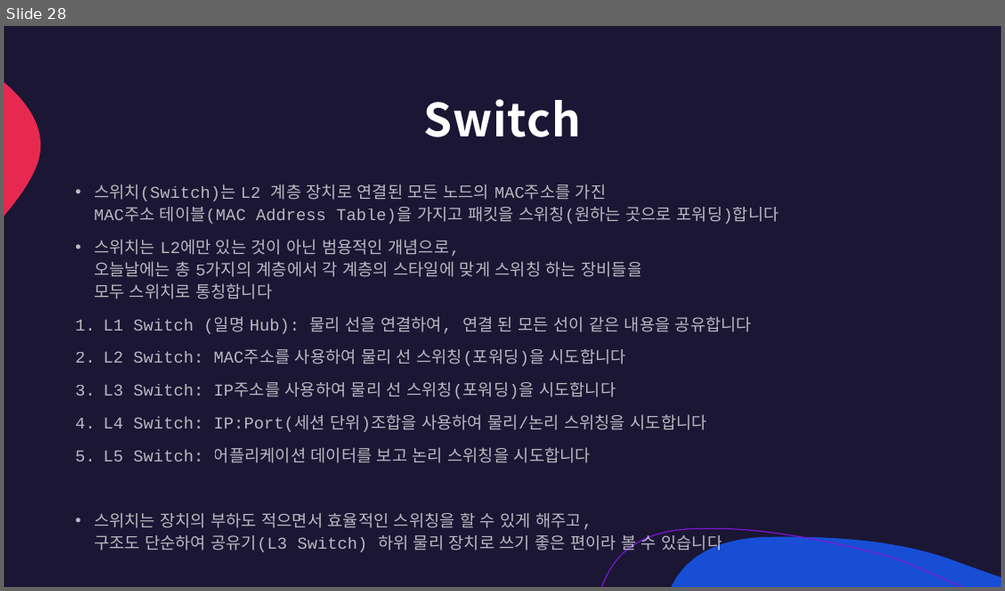
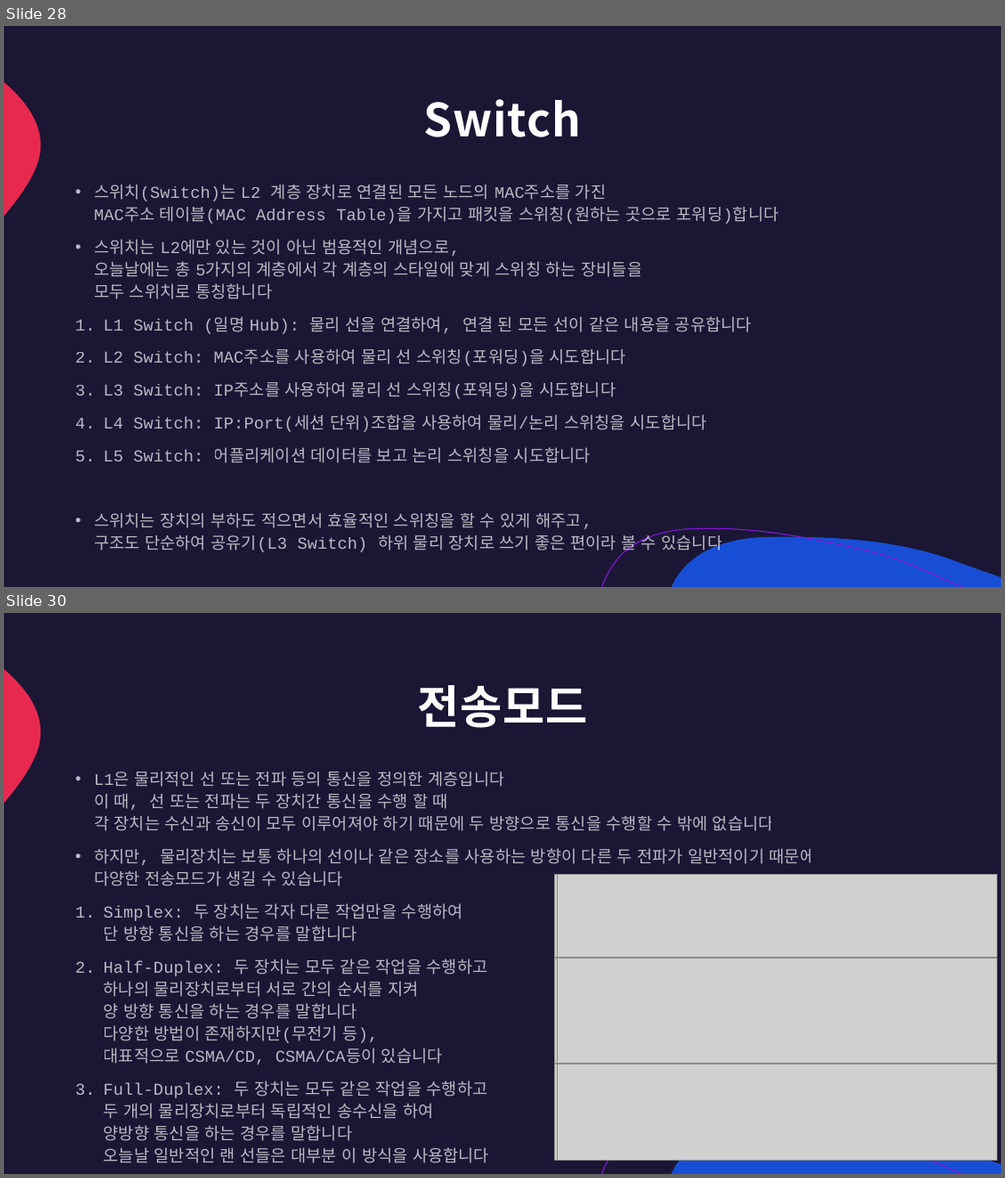
Before and after one commit to lumen4723/2024_network, a slide deck: 3.pptx. Shown one above the other, each under a label of ours: slide 28 before the commit, slides 28 and 30 after it; the slides between them are not shown. The pictures are 1005x591 and 1005x1178 pixels, drawn with LibreOffice and Linux fonts; fonts in the diff are those of the drawing; grey boxes stand for pictures. Boxes give left, top, right and bottom in pixels: in the first picture for what was removed or moved away, otherwise in the second. Text is boxed around its words. In the diff, an @@ line names an element or a change of style, - is before the commit and + after.

```diff
--- a/3.pptx
+++ b/3.pptx
@@ slide 30 added at bbox=[4, 613, 1001, 1174], background #1A1634; not listed: 3 template elements that a slide beside it also shows @@
@@ title added at bbox=[417, 685, 587, 728], 44 pt, text #FFFFFF, bold @@
+전송모드
@@ text added at bbox=[94, 771, 816, 1163], 16 pt, text #FFFFFF at 70% opacity @@
+• L1은 물리적인 선 또는 전파 등의 통신을 정의한 계층입니다
+  이 때, 선 또는 전파는 두 장치간 통신을 수행 할 때
+  각 장치는 수신과 송신이 모두 이루어져야 하기 때문에 두 방향으로 통신을 수행할 수 밖에 없습니다
+• 하지만, 물리장치는 보통 하나의 선이나 같은 장소를 사용하는 방향이 다른 두 전파가 일반적이기 때문에
+  다양한 전송모드가 생길 수 있습니다
+1. Simplex: 두 장치는 각자 다른 작업만을 수행하여
+   단 방향 통신을 하는 경우를 말합니다
+2. Half-Duplex: 두 장치는 모두 같은 작업을 수행하고
+   하나의 물리장치로부터 서로 간의 순서를 지켜
+   양 방향 통신을 하는 경우를 말합니다
+   다양한 방법이 존재하지만(무전기 등),
+   대표적으로 CSMA/CD, CSMA/CA등이 있습니다
+3. Full-Duplex: 두 장치는 모두 같은 작업을 수행하고
+   두 개의 물리장치로부터 독립적인 송수신을 하여
+   양방향 통신을 하는 경우를 말합니다
+   오늘날 일반적인 랜 선들은 대부분 이 방식을 사용합니다
@@ picture added at bbox=[554, 874, 994, 957] @@
@@ picture added at bbox=[558, 874, 997, 957] @@
@@ picture added at bbox=[554, 958, 994, 1063] @@
@@ picture added at bbox=[558, 958, 997, 1063] @@
@@ picture added at bbox=[554, 1064, 994, 1159] @@
@@ picture added at bbox=[558, 1064, 997, 1159] @@
```
Also in this commit, not shown: 1 slide changed, 3 other slides added, 1 other file.
